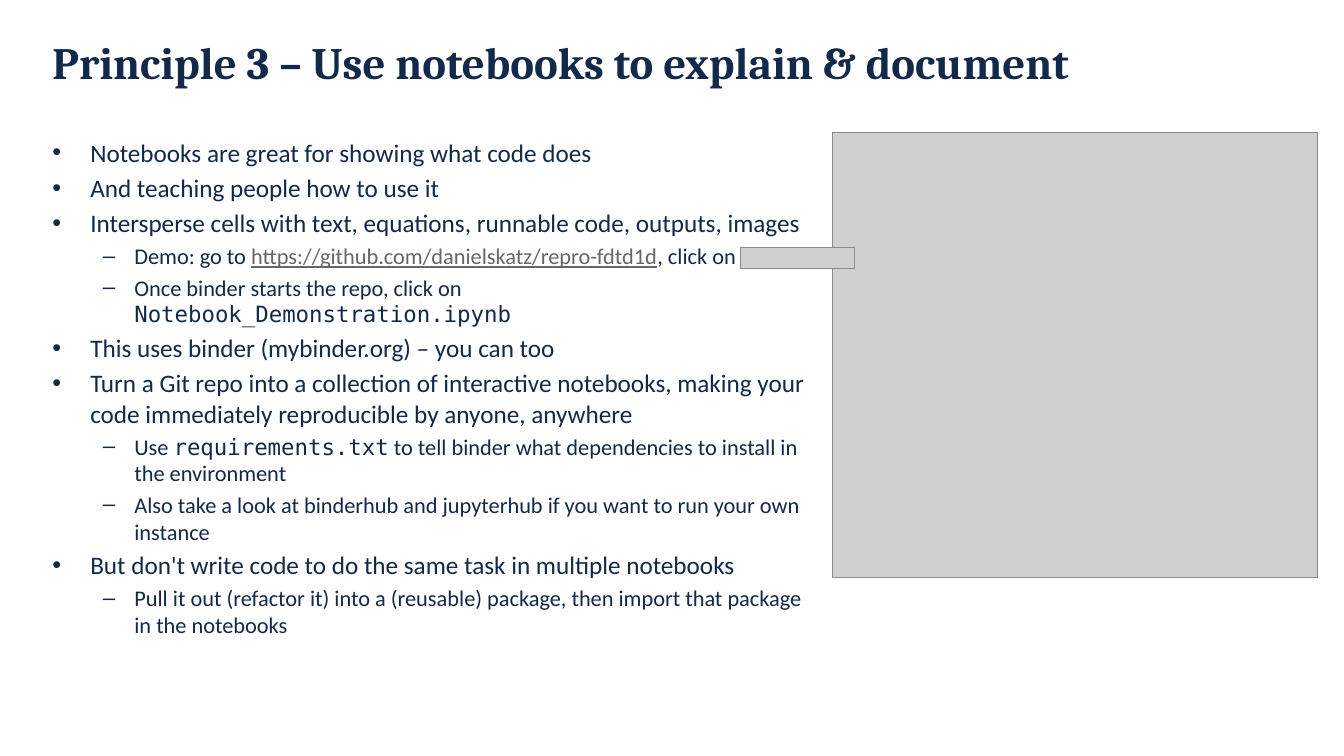
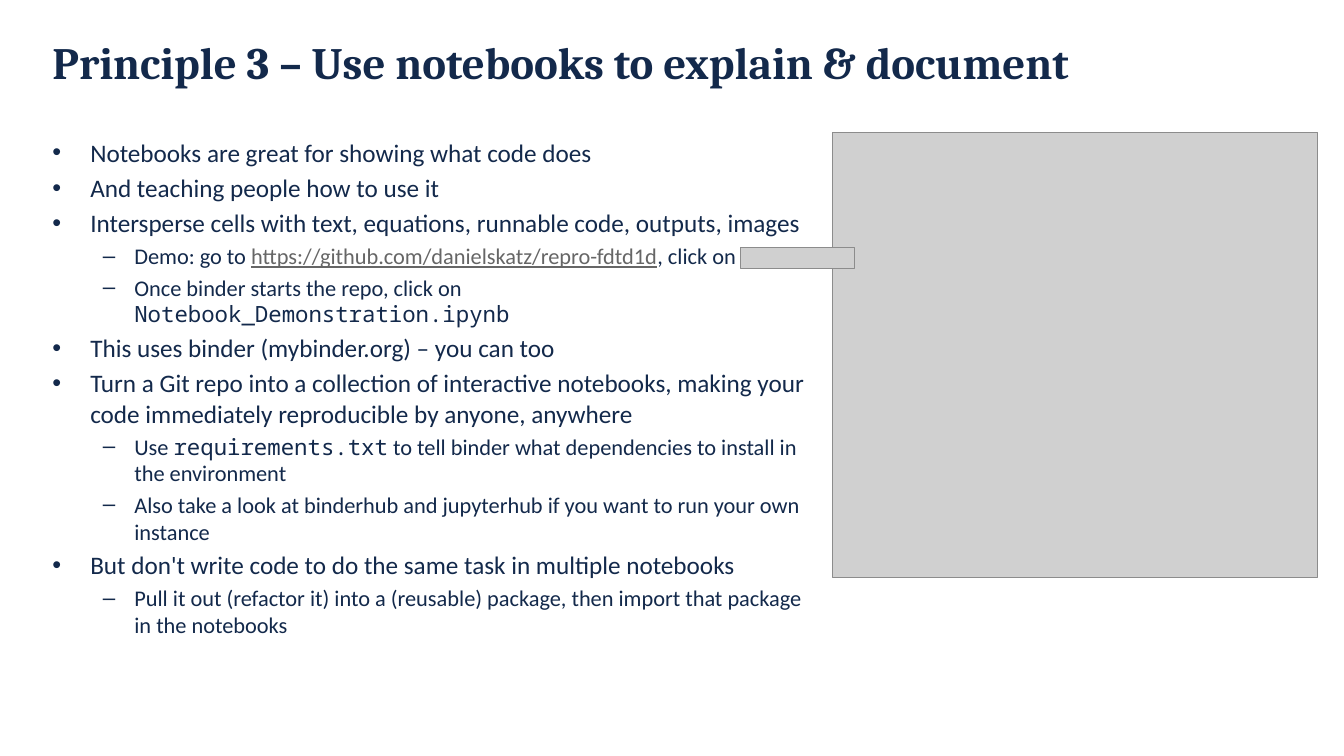
Before and after one commit to danielskatz/repro-fdtd1d, a slide deck: slide 12 of Computational_Reproducibility.pptx. Drawn at 1344x756 pixels with LibreOffice and Linux fonts; fonts in the diff are those of the drawing; grey boxes stand for pictures; background and template pictures are left out. Boxes give left, top, right and bottom in pixels: in the first picture for what was removed or moved away, otherwise in the second. Text is boxed around its words. In the diff, an @@ line names an element or a change of style, - is before the commit and + after.

```diff
--- a/Computational_Reproducibility.pptx
+++ b/Computational_Reproducibility.pptx
@@ text at box(134, 280, 797, 481): font DejaVu Sans Mono to Noto Sans Mono in "Notebook_Demonstration.ipynb", "requirements.txt" @@
```
Also in this commit, not shown: 22 other slides changed.
